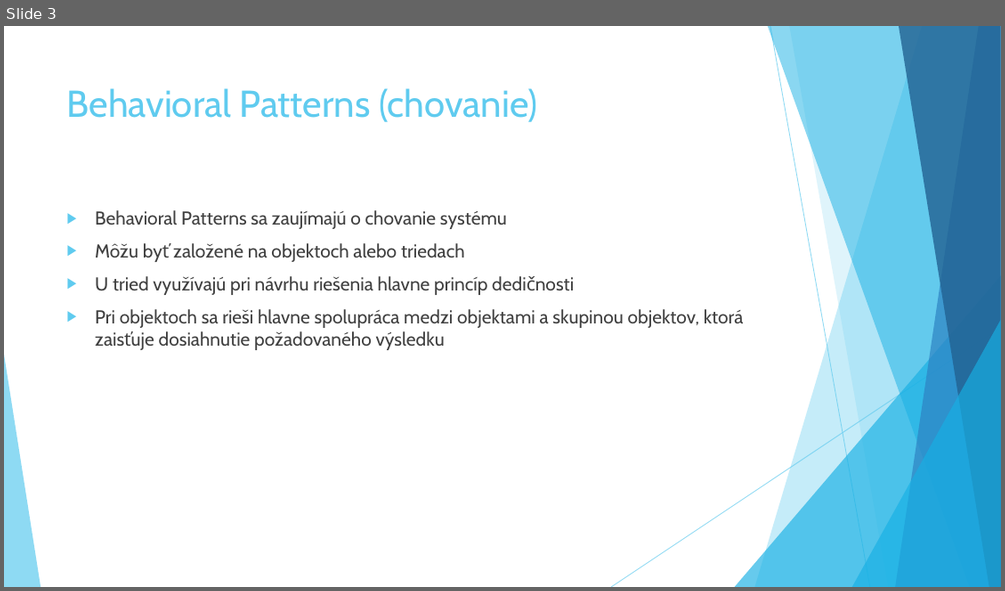
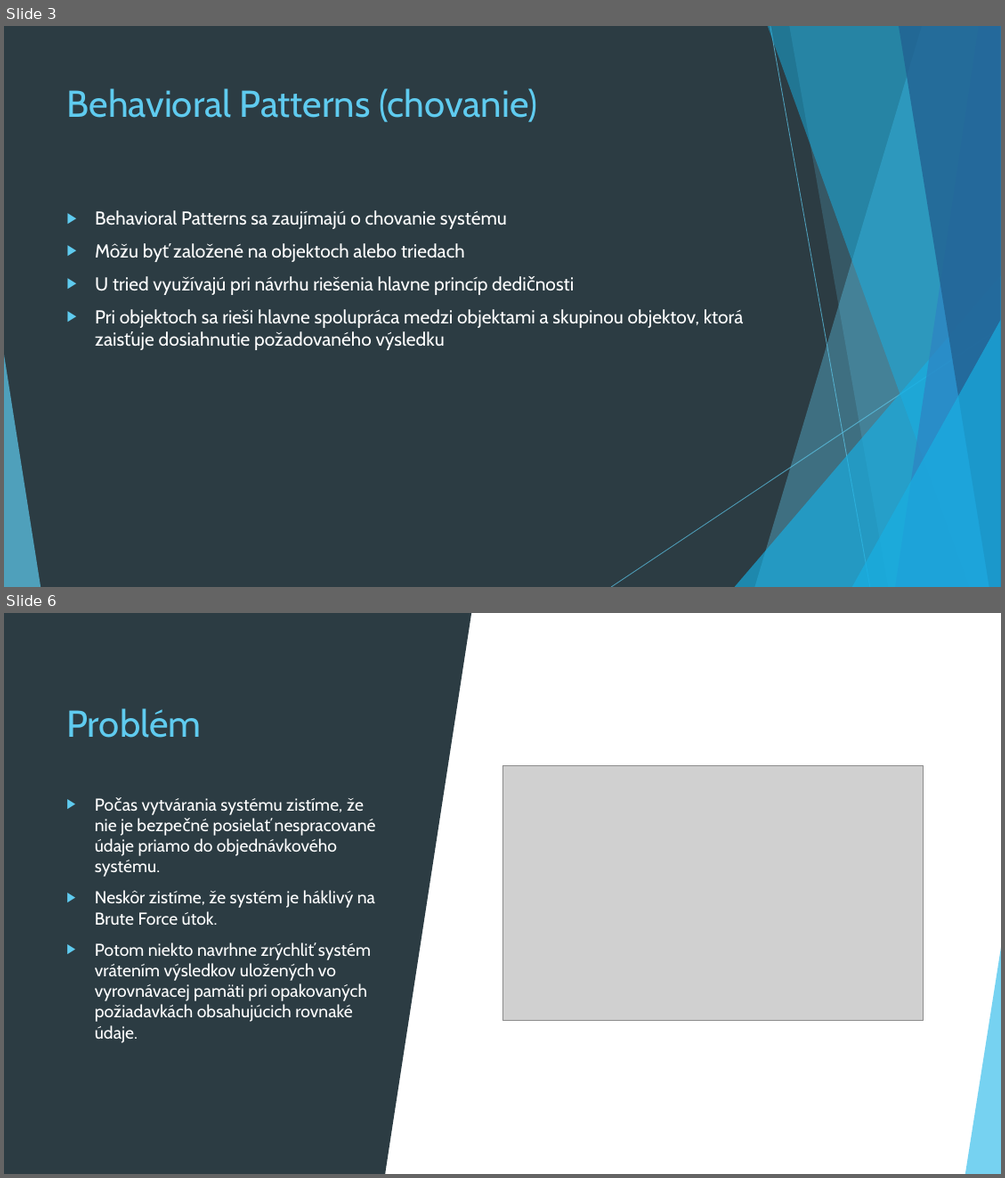
Before and after one commit to Rokulus/ASOS_prezentacia3, a slide deck: Behavioral_Design_Patterns.pptx. Shown one above the other, each under a label of ours: slide 3 before the commit, slides 3 and 6 after it; the slides between them are not shown. The pictures are 1005x591 and 1005x1178 pixels, drawn with LibreOffice and Linux fonts; fonts in the diff are those of the drawing; grey boxes stand for pictures. Boxes give left, top, right and bottom in pixels: in the first picture for what was removed or moved away, otherwise in the second. Text is boxed around its words. In the diff, an @@ line names an element or a change of style, - is before the commit and + after.

```diff
--- a/Behavioral_Design_Patterns.pptx
+++ b/Behavioral_Design_Patterns.pptx
@@ slide 6 added at [4,613,1001,1174], background #FFFFFF; not listed: 10 template elements that a slide beside it also shows @@
@@ rectangle added at [4,613,1001,1174], fill #FFFFFF @@
@@ rectangle added at [4,613,386,1174], fill #2C3C43 @@
@@ triangle added at [386,613,472,1174], fill #2C3C43 @@
@@ title added at [66,708,201,738], 36 pt, text #5FCBEF @@
+Problém
@@ picture added at [502,765,923,1021] @@
@@ text added at [95,798,376,1043], 16.6 pt, text #FFFFFF @@
+▶ Počas vytvárania systému zistíme, že nie je bezpečné posielať nespracované údaje priamo do objednávkového systému.
+▶ Neskôr zistíme, že systém je háklivý na Brute Force útok.
+▶ Potom niekto navrhne zrýchliť systém vrátením výsledkov uložených vo vyrovnávacej pamäti pri opakovaných požiadavkách obsahujúcich rovnaké údaje.
@@ group added at [4,613,1001,1174]: 5 freeform shapes, 3 triangles, 2 lines @@
@@ triangle added at [966,941,1001,1174], fill #5FCBEF at 85% opacity @@
@@ slide 3 changed as well @@
@@ background #FFFFFF to #2C3C43 @@
@@ rectangle added at [4,26,1001,587], fill #2C3C43 @@
@@ text "Behavioral Patterns sa zaujímajú o ..." at [95,210,744,350]: text colour #404040 to #FFFFFF @@
@@ group added at [4,26,1001,587]: 5 freeform shapes, 3 triangles, 2 lines @@
```
Also in this commit, not shown: 17 other slides changed, 6 other slides added, 5 slides removed.
